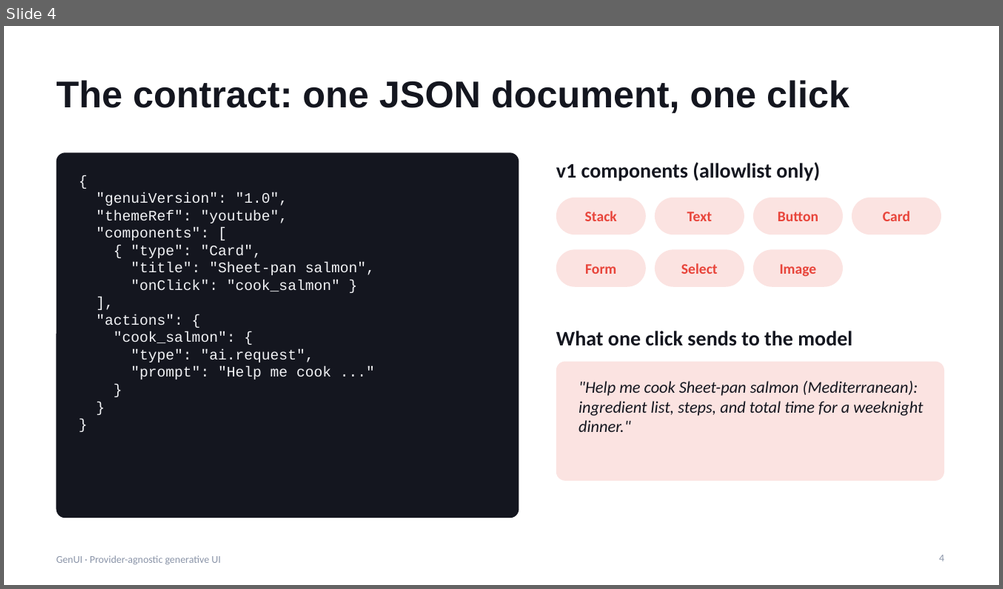
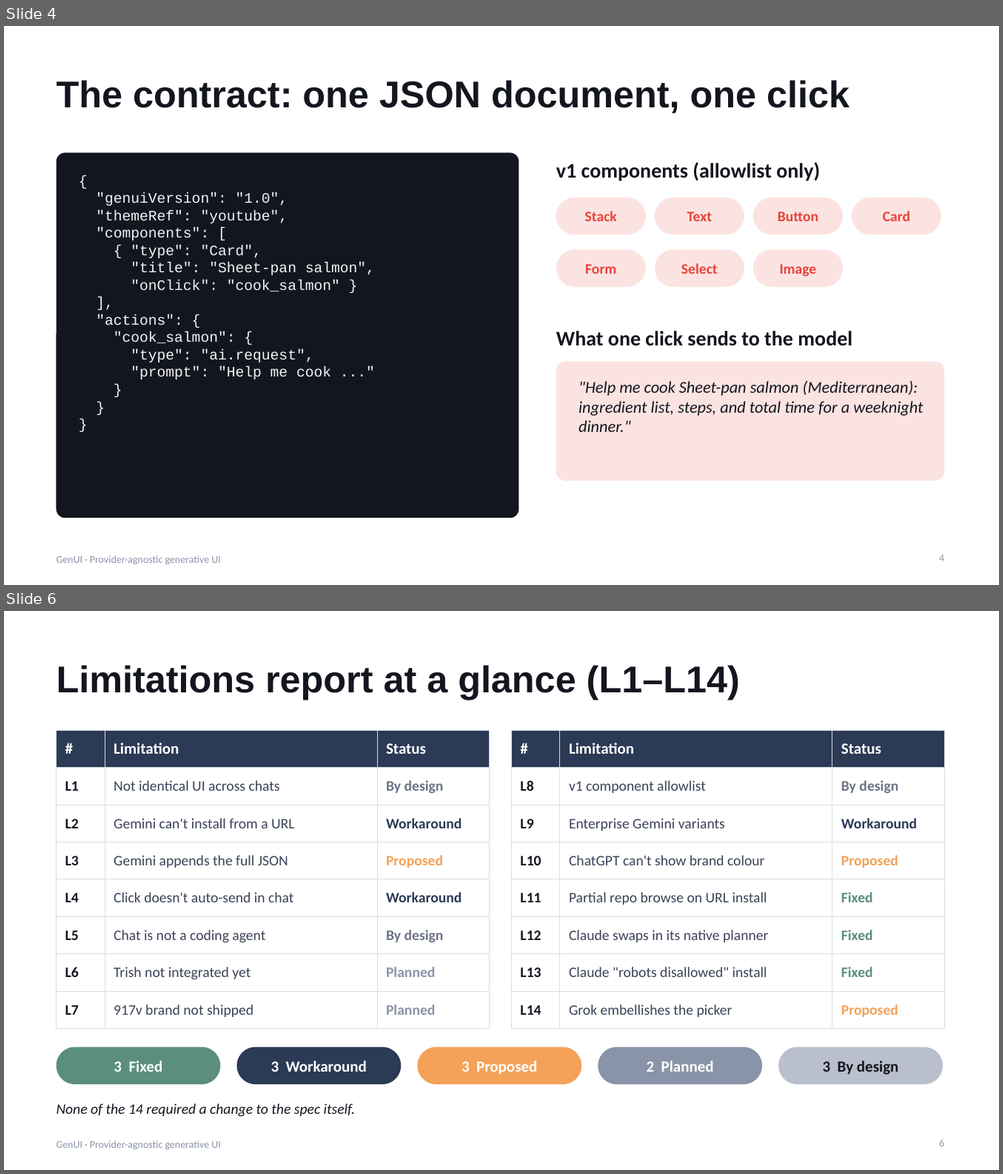
Before and after one commit to noahtan917/gen-ui, a slide deck: docs/GenUI-Presentation.pptx. Shown one above the other, each under a label of ours: slide 4 before the commit, slides 4 and 6 after it; the slides between them are not shown. The pictures are 1003x589 and 1003x1174 pixels, drawn with LibreOffice and Linux fonts; fonts in the diff are those of the drawing. Boxes give left, top, right and bottom in pixels: in the first picture for what was removed or moved away, otherwise in the second. Text is boxed around its words. In the diff, an @@ line names an element or a change of style, - is before the commit and + after.

Commit message:
Add OpenUI interop support and enhance demo application
- Introduced `@gen-ui/openui` package for converting GenUI documents to OpenUI Lang and rendering with OpenUI components.
- Updated demo application to toggle between GenUI JSON and OpenUI Lang formats, including UI state management and rendering logic.
- Enhanced README and architecture documentation to include OpenUI interop details and usage instructions.
- Added new styles for format toggle buttons in the demo application.
- Updated session artifact generation to optionally include OpenUI Lang output section.
- Improved interaction context handling in core library for consistent AI request processing across formats.

```diff
--- a/docs/GenUI-Presentation.pptx
+++ b/docs/GenUI-Presentation.pptx
@@ slide 6 added at [4,611,999,1170], background #FFFFFF; not listed: 1 template element that a slide beside it also shows @@
@@ title added at [57,665,740,700], 36 pt, text #14161F, bold @@
+Limitations report at a glance (L1–L14)
@@ table added at [57,730,489,1020], 8 rows, 3 columns @@
+# | Limitation | Status
+L1 | Not identical UI across chats | By design
+L2 | Gemini can't install from a URL | Workaround
+L3 | Gemini appends the full JSON | Proposed
+L4 | Click doesn't auto-send in chat | Workaround
+L5 | Chat is not a coding agent | By design
+L6 | Trish not integrated yet | Planned
+L7 | 917v brand not shipped | Planned
@@ table added at [512,730,944,1020], 8 rows, 3 columns @@
+# | Limitation | Status
+L8 | v1 component allowlist | By design
+L9 | Enterprise Gemini variants | Workaround
+L10 | ChatGPT can't show brand colour | Proposed
+L11 | Partial repo browse on URL install | Fixed
+L12 | Claude swaps in its native planner | Fixed
+L13 | Claude "robots disallowed" install | Fixed
+L14 | Grok embellishes the picker | Proposed
@@ rounded rectangle added at [57,1048,220,1085], fill #5B8E7D @@
@@ rounded rectangle added at [237,1048,401,1085], fill #2B3A55 @@
@@ rounded rectangle added at [418,1048,581,1085], fill #F4A259 @@
@@ rounded rectangle added at [598,1048,762,1085], fill #8A94A8 @@
@@ rounded rectangle added at [779,1048,942,1085], fill #B9BFCC @@
@@ text added at [114,1061,163,1072], 15 pt, text #FFFFFF, bold @@
+3 Fixed
@@ text added at [271,1061,367,1072], 15 pt, text #FFFFFF, bold @@
+3 Workaround
@@ text added at [461,1061,537,1075], 15 pt, text #FFFFFF, bold @@
+3 Proposed
@@ text added at [646,1061,714,1072], 15 pt, text #FFFFFF, bold @@
+2 Planned
@@ text added at [822,1061,899,1075], 15 pt, text #14161F, bold @@
+3 By design
@@ text added at [57,1104,356,1117], 14 pt, text #14161F, italic @@
+None of the 14 required a change to the spec itself.
@@ page number added at [939,1139,944,1147], 10 pt, text #8A94A8 @@
+6
```
Also in this commit, not shown: 6 slides changed, 2 other slides added, 1 slide removed, 32 other files.
